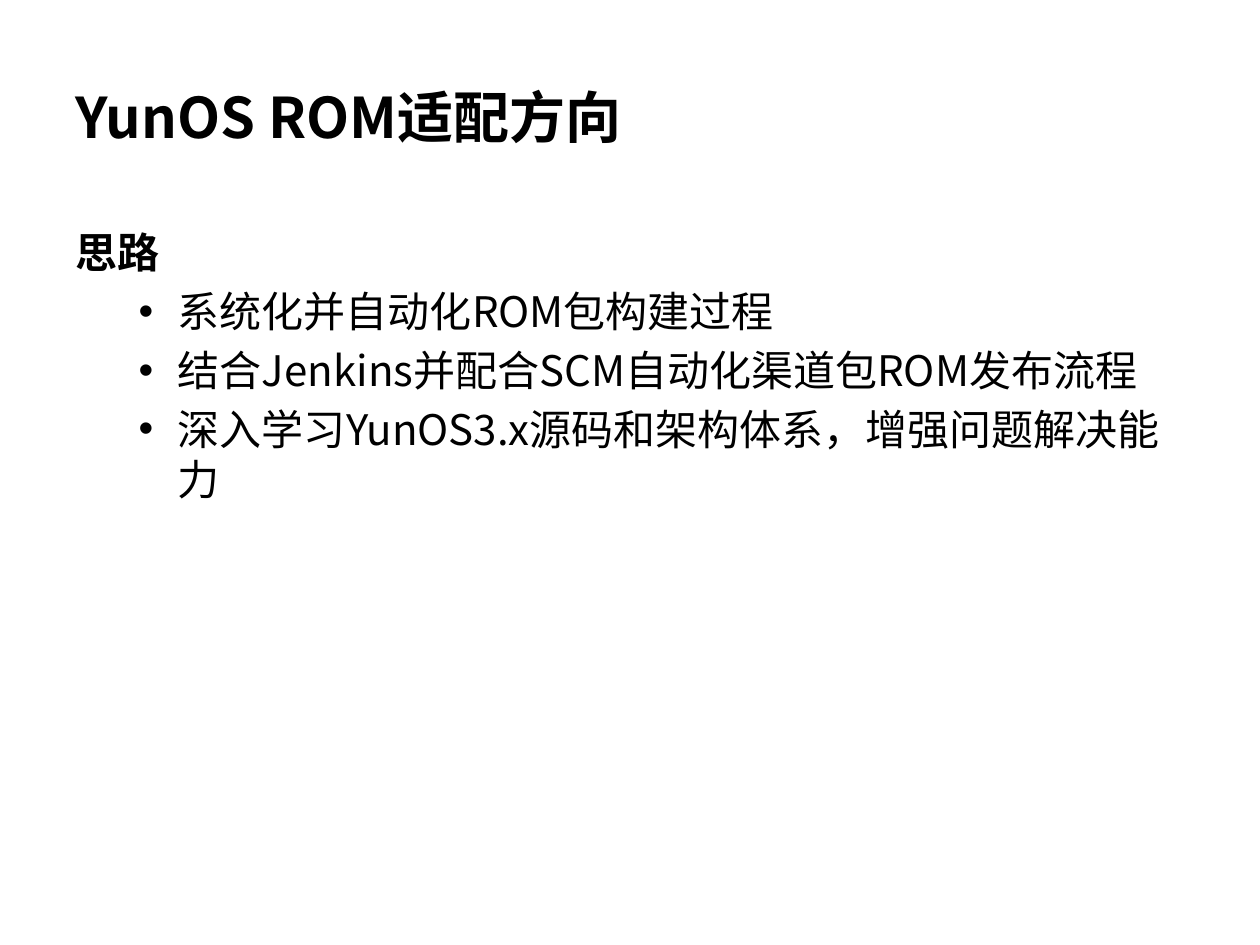
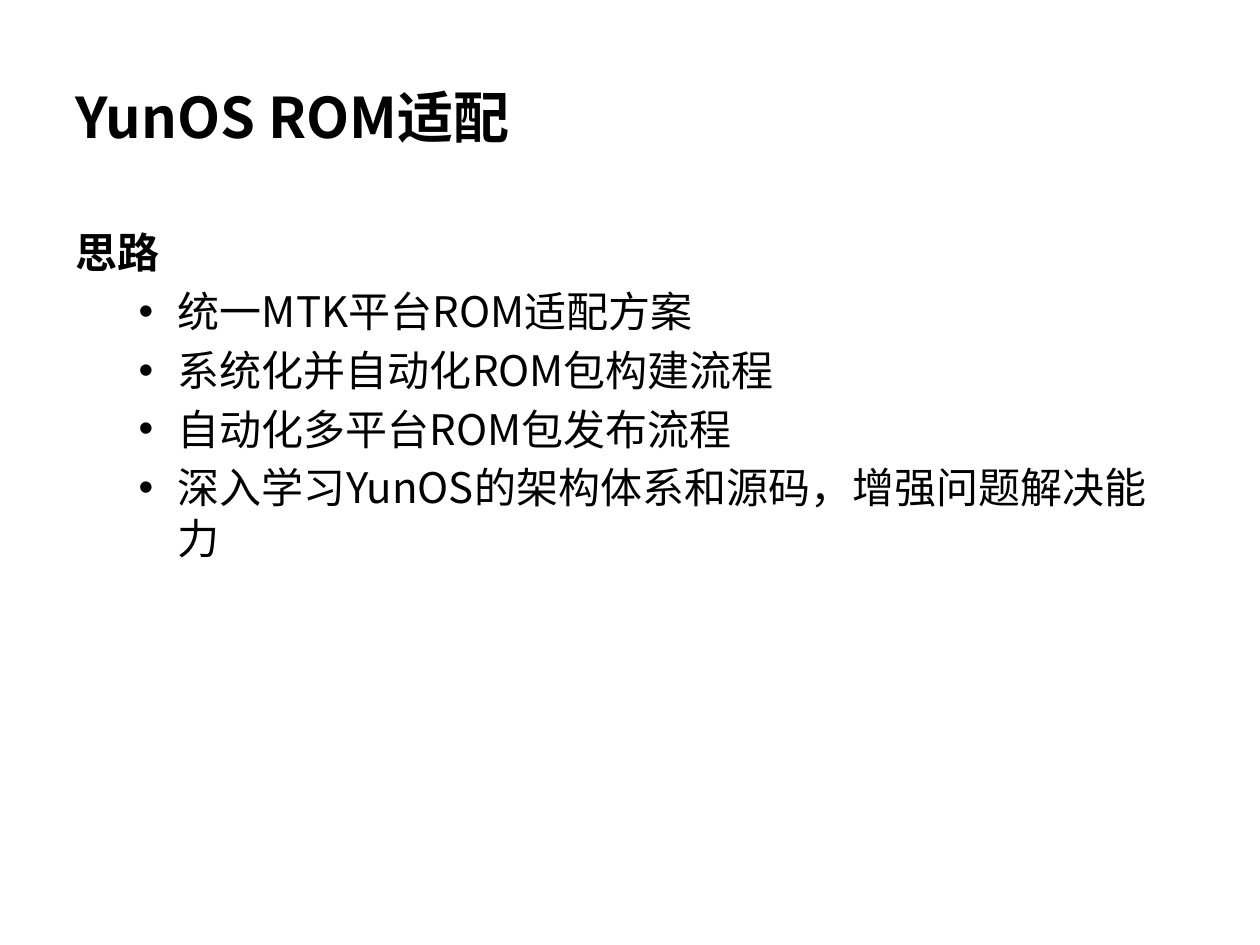
Before and after one commit to wangzhengyi/WangZhengyi, a slide deck: slide 5 of promote/2016-promote-p6.pptx. Drawn at 1260x945 pixels with LibreOffice and Linux fonts; fonts in the diff are those of the drawing. Boxes give left, top, right and bottom in pixels: in the first picture for what was removed or moved away, otherwise in the second. Text is boxed around its words. In the diff, an @@ line names an element or a change of style, - is before the commit and + after.

```diff
--- a/promote/2016-promote-p6.pptx
+++ b/promote/2016-promote-p6.pptx
@@ title at [76, 90, 509, 143]: text changed @@
-YunOS ROM适配方向
+YunOS ROM适配
@@ text at [178, 291, 1146, 558]: text changed @@
-  • 系统化并自动化ROM包构建过程
-  • 结合Jenkins并配合SCM自动化渠道包ROM发布流程
-  • 深入学习YunOS3.x源码和架构体系，增强问题解决能力
+  • 统一MTK平台ROM适配方案
+  • 系统化并自动化ROM包构建流程
+  • 自动化多平台ROM包发布流程
+  • 深入学习YunOS的架构体系和源码，增强问题解决能力
```
Also in this commit, not shown: 10 other slides changed.
